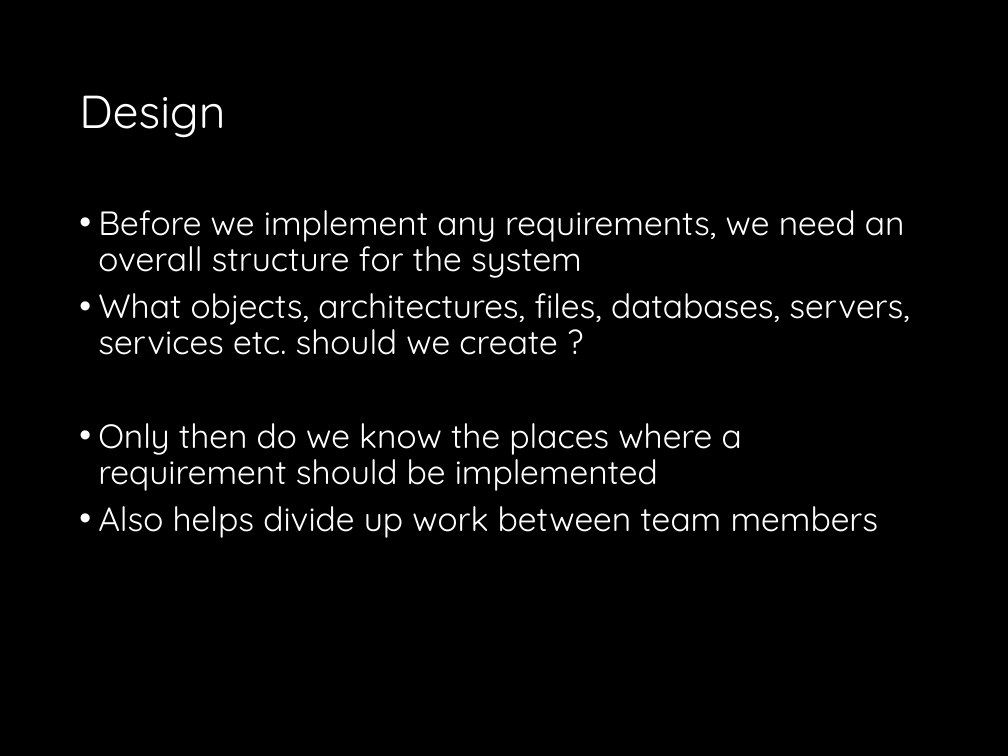
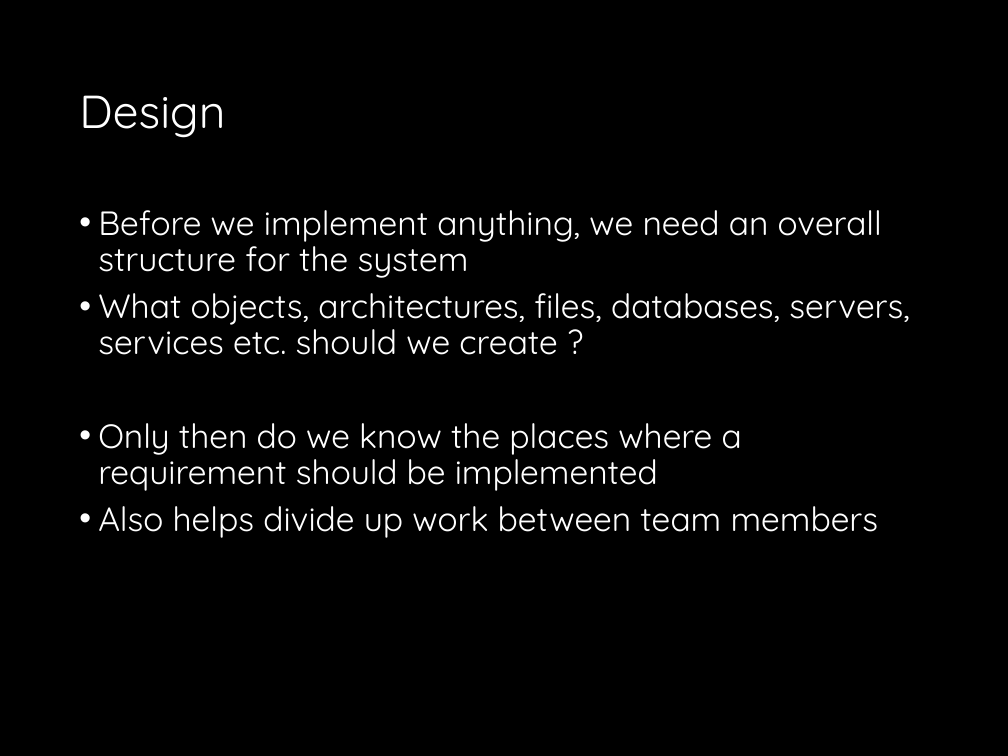
Before and after one commit to fossabot/SPE2018, a slide deck: slide 14 of Lecture Slides/03 Software Process.pptx. Drawn at 1008x756 pixels with LibreOffice and Linux fonts; fonts in the diff are those of the drawing. Boxes give left, top, right and bottom in pixels: in the first picture for what was removed or moved away, otherwise in the second. Text is boxed around its words. In the diff, an @@ line names an element or a change of style, - is before the commit and + after.

```diff
--- a/Lecture Slides/03 Software Process.pptx
+++ b/Lecture Slides/03 Software Process.pptx
@@ text at (x1=98, y1=210, x2=882, y2=278): text changed @@
-• Before we implement any requirements, we need an overall structure for the system
+• Before we implement anything, we need an overall structure for the system
```
Also in this commit, not shown: 7 other slides changed.
